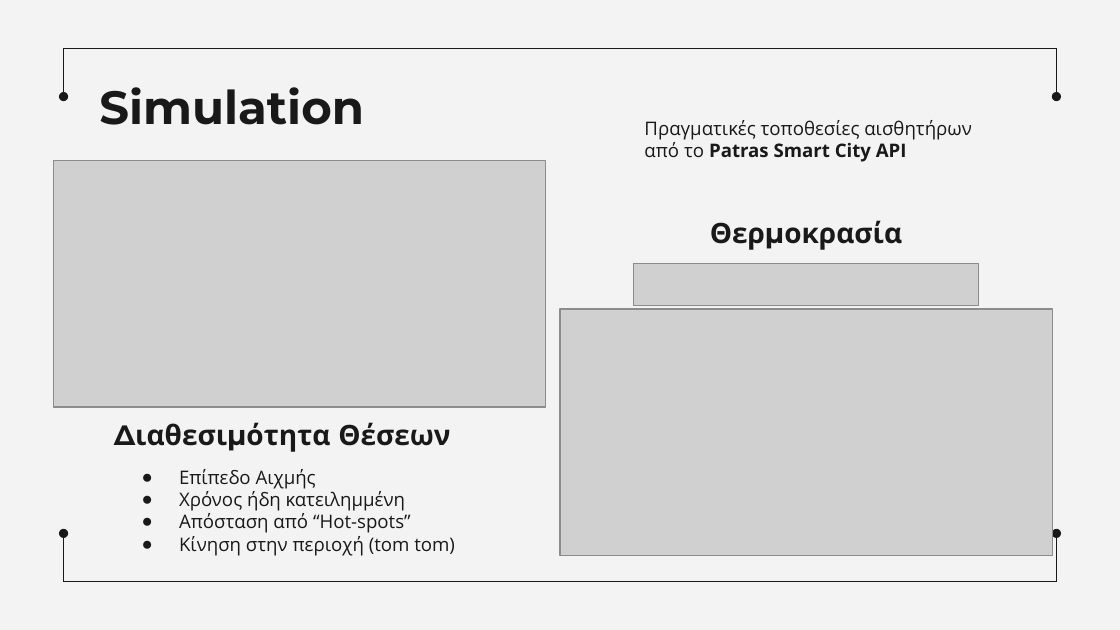
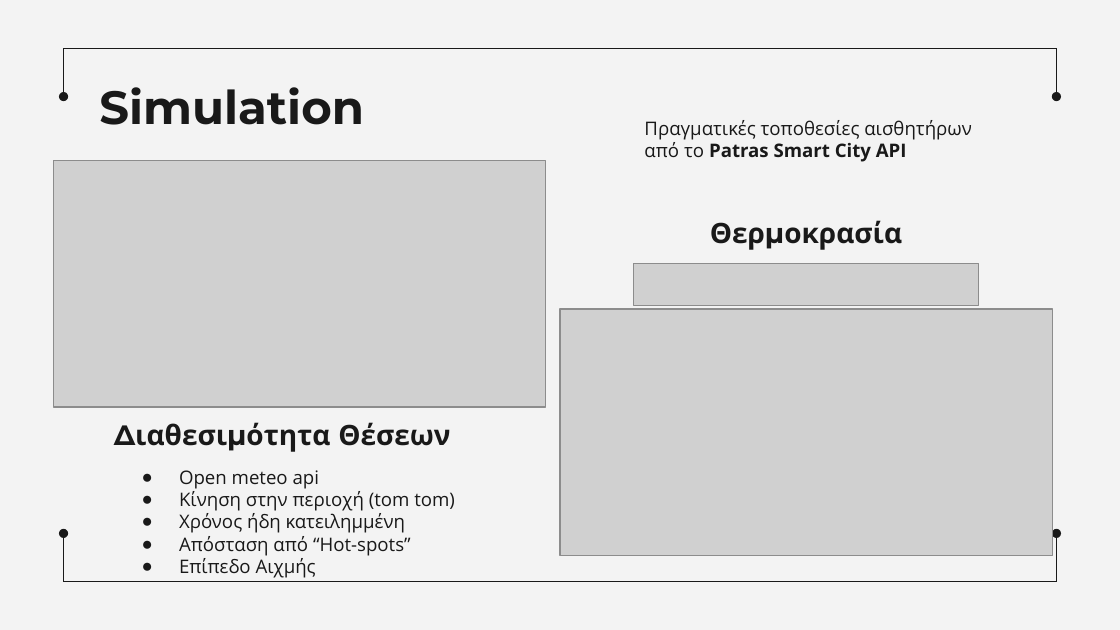
Before and after one commit to StavropoulosK/Internet-of-Things--Smart-City-Parking--Mqtt--Websockets--Grafana--Influxdb, a slide deck: slide 6 of Presentations/Final/Smart City Parking Final.pptx. Drawn at 1120x630 pixels with LibreOffice and Linux fonts; fonts in the diff are those of the drawing; grey boxes stand for pictures. Boxes give left, top, right and bottom in pixels: in the first picture for what was removed or moved away, otherwise in the second. Text is boxed around its words. In the diff, an @@ line names an element or a change of style, - is before the commit and + after.

```diff
--- a/Presentations/Final/Smart City Parking Final.pptx
+++ b/Presentations/Final/Smart City Parking Final.pptx
@@ text at <box>179,470,455,511</box>: text changed @@
-● Επίπεδο Αιχμής
+● Open meteo api
+● Κίνηση στην περιοχή (tom tom)
@@ text at <box>179,558,316,578</box>: text changed @@
-● Κίνηση στην περιοχή (tom tom)
+● Επίπεδο Αιχμής
```
Also in this commit, not shown: 2 other slides changed, 3 slides added, 1 slide removed.
